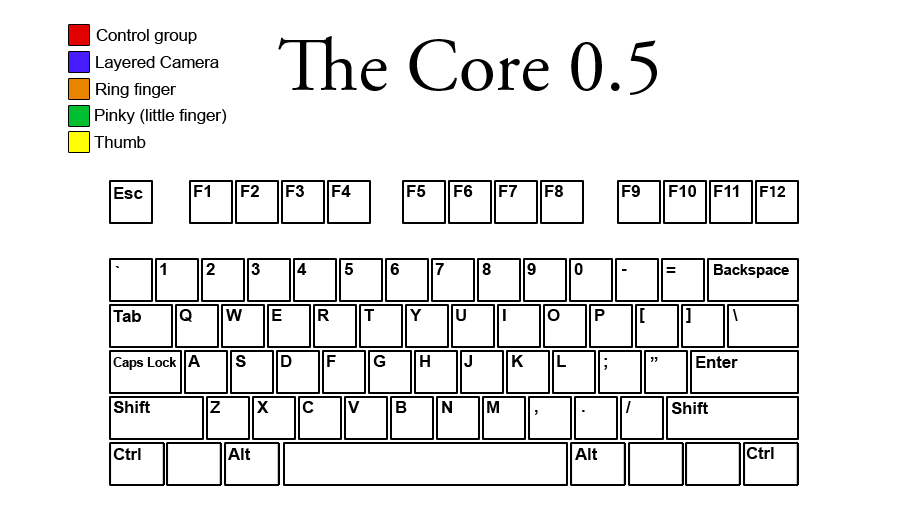
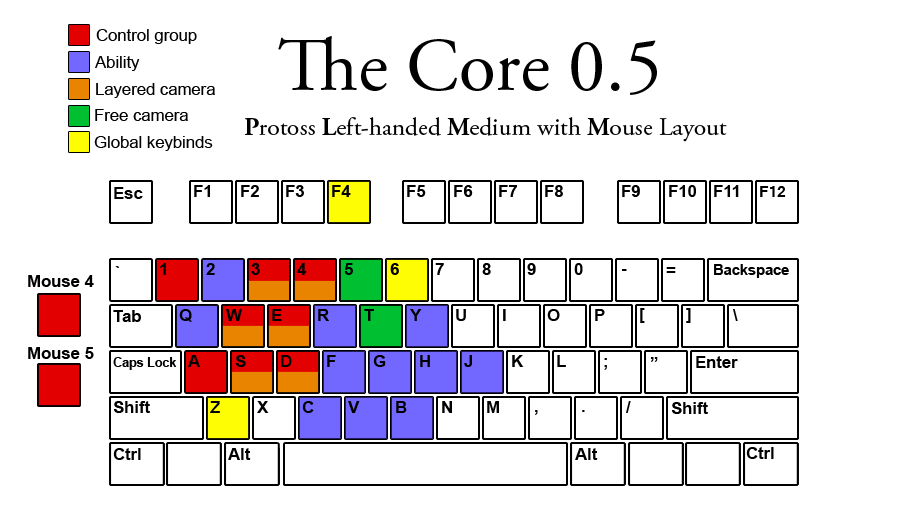
Layers edited between the first and the second (897, 509) image:
renamed "Thumb" to "Global keybinds", painted on it over [94, 136, 213, 151]
renamed "Ring finger" to "Layered camera", painted on it over [97, 83, 215, 98]
renamed "Pinky (little finger)" to "Free camera", painted on it over [95, 109, 227, 124]
renamed "Layered Camera" to "Ability", painted on it over [95, 56, 219, 71]
added group "Key Text" with 79 layers above "Finger Use" over [28, 185, 757, 460]
moved "F keys" into group "Key Text" over [328, 185, 370, 199]
moved "Number Row" into group "Key Text" over [156, 263, 428, 278]
moved "Second Row" into group "Key Text" over [176, 308, 448, 323]
moved "Third Row" into group "Key Text" over [185, 355, 503, 370]
moved "Fourth Row" into group "Key Text" over [207, 401, 433, 415]
moved "Bottom Row" (1st of 2, in "Key Text") into group "Key Text" over [164, 447, 741, 460]
added group "Mouse Keys" with 2 layers in group "Key Text" over [28, 275, 94, 359]
added layer "Mouse 5" in group "Mouse Keys" over [28, 347, 94, 359]
added layer "Mouse 4" in group "Mouse Keys" over [28, 275, 94, 287]
hid group "Finger Use" (18 layers) over [109, 116, 799, 486]
added group "LMM" with 2 layers in group "Protoss" over [37, 117, 799, 486]
added layer "Protoss Left-handed Medium with Mouse Layout" in group "LMM" over [244, 117, 727, 142]
added layer "Full keys + M copy" in group "LMM" over [37, 180, 799, 486]
renamed "F Keys copy 6" to "LM", moved it into group "LM", painted on it over [109, 180, 799, 486]
hid "F Keys copy 5" over [109, 180, 799, 486]
hid "F Keys copy 4" over [109, 180, 799, 486]
hid "F Keys copy 3" over [109, 180, 799, 486]
hid "F Keys copy 2" over [109, 180, 799, 486]
hid group "Key Outlines" (9 layers) over [37, 180, 799, 486]
…and 1 more changes (1 painted)
